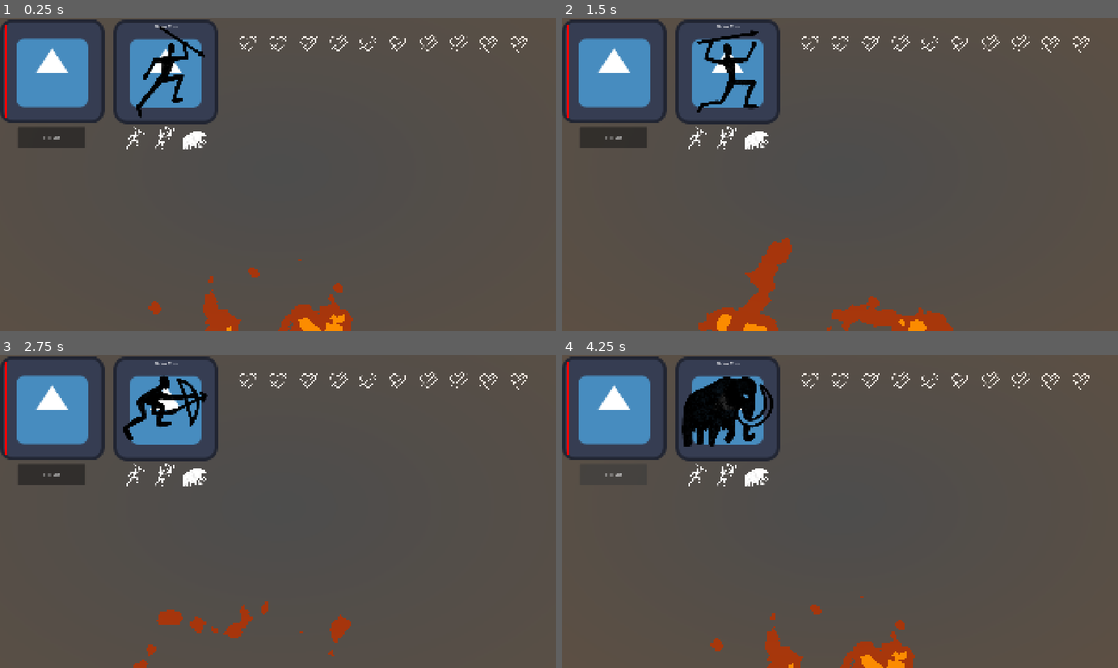
Above: before the commit, frames 1-4 (two rows, left to right).
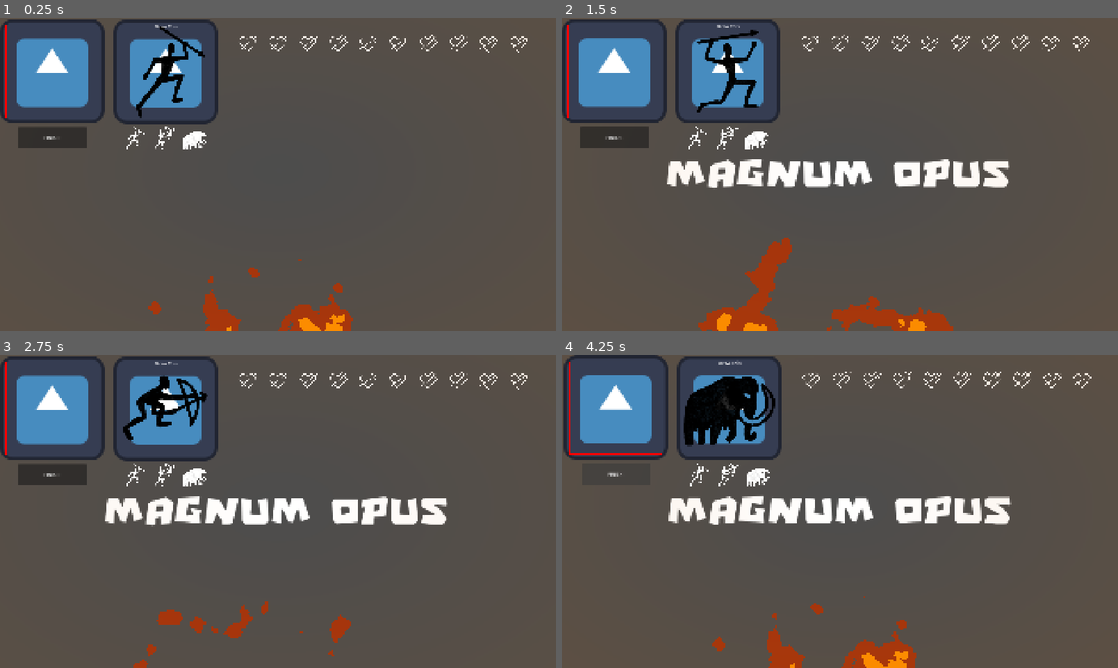
Above: after the commit, the same moments.

Repository: RNSF/ldjam-60
Game: Godot game, scene res://scenes/game.tscn
Same seed, same stepped clock (60 frames per second), same inputs: the game is played once before the commit and once after it. The engine's default icon, where the game draws it, is replaced by a stand-in: a white triangle on a blue panel in a dark square.
Inputs (mouse positions are in pixels of both pictures, inside the frame that each line leads up to):
- Up to frame 1 (0.25 s): no input
- Up to frame 2 (1.5 s): click "FINISH!" at 0.5 s; click (695, 136) at 1.25 s
- Up to frame 3 (2.75 s): click (166, 473) at 2 s
- Up to frame 4 (4.25 s): click (756, 477) at 2.75 s; click "FINISH!" at 3.5 s

The runs differ from the first frame. In frame 1, less than 0.1% of the frame differs, in the area x 7-16%, y 35-42%; in frame 2, 4.2%; in frame 3, 3.5%; in frame 4, 6.6%, in the area x 0-96%, y 0-100%.

Commit message:
MAGNUM OPUS

Diff:
--- a/scenes/draw_tex.gd
+++ b/scenes/draw_tex.gd
@@ -3,7 +3,7 @@
 class_name DrawTexture
 
 var image: Image
-var brush_radius := 8
+var brush_radius := 6
 var brush_color := Color.BLACK
 var _last_pos := Vector2i(-1, -1)
 
--- a/scenes/drawing_canvas.tscn
+++ b/scenes/drawing_canvas.tscn
@@ -2,7 +2,7 @@
 
 [ext_resource type="Script" uid="uid://culks587fpi1v" path="res://fps_label.gd" id="1_a8m8h"]
 [ext_resource type="Texture2D" uid="uid://dudrkt8gcv8o1" path="res://sprites/spear.png" id="2_0m2ft"]
-[ext_resource type="Script" uid="uid://ctenjkr5pc72u" path="res://scenes/finish_button.gd" id="2_k2tms"]
+[ext_resource type="PackedScene" uid="uid://bhmdn0kuffurn" path="res://scenes/finish_button.tscn" id="2_o4iku"]
 [ext_resource type="Script" uid="uid://ccpmgbipk2j5f" path="res://scenes/draw_tex.gd" id="3_k2tms"]
 [ext_resource type="Texture2D" uid="uid://cl0w2b1rbgid4" path="res://icon.svg" id="5_0m2ft"]
 [ext_resource type="Script" uid="uid://b5eqk2q80bqab" path="res://scenes/similarity_manager.gd" id="5_te3rd"]
@@ -46,14 +46,12 @@
 text = "Draw Here"
 horizontal_alignment = 1
 
-[node name="FinishButton" type="Button" parent="." unique_id=696738997 node_paths=PackedStringArray("draw_canvas", "reference_canvas", "similarity_manager")]
+[node name="FinishButton" parent="." unique_id=2147250083 node_paths=PackedStringArray("draw_canvas", "reference_canvas", "similarity_manager") instance=ExtResource("2_o4iku")]
 layout_mode = 0
-offset_left = 63.0
+offset_left = 66.0
 offset_top = 372.0
-offset_right = 297.0
+offset_right = 300.0
 offset_bottom = 445.0
-text = "FINISH!"
-script = ExtResource("2_k2tms")
 draw_canvas = NodePath("../AspectRatioContainer/TextureRect/DrawImageRect")
 reference_canvas = NodePath("../AspectRatioContainer2/TextureRect/ReferenceCanvas")
 similarity_manager = NodePath("../SimilarityManager")
--- a/scenes/enemy_spawn_area.gd
+++ b/scenes/enemy_spawn_area.gd
@@ -106,6 +106,7 @@
 		spawning_parent.add_child(unit)
 
 func _check_for_next_wave():
+	if !get_tree(): return
 	if wave_index >= enemy_bank[wave_number].size() and get_tree().get_nodes_in_group(&"enemy").size() == 0:
 		start_wave()
 
--- a/scenes/finish_button.gd
+++ b/scenes/finish_button.gd
@@ -7,7 +7,15 @@
 @export var enemy_spawn_area : EnemySpawnArea
 
 
+@onready var fail_sound := $Fail
+@onready var ok_sound := $Ok
+@onready var good_sound := $Good
+@onready var great_sound := $Great
+@onready var magnum_opus_sound := $MagnumOpus
+
 func get_quality(strength: float) -> Unit.Quality:
+
+	return Unit.Quality.Opus
 
 	if strength < 0.5:
 		return Unit.Quality.Fail
@@ -33,6 +41,19 @@
 
 			var quality := get_quality(strength)
 
+			match quality:
+				Unit.Quality.Fail:
+					fail_sound.play()
+				Unit.Quality.Ok:
+					ok_sound.play()
+				Unit.Quality.Good:
+					good_sound.play()
+				Unit.Quality.Great:
+					great_sound.play()
+				Unit.Quality.Opus:
+					magnum_opus_sound.play()
+					Global.show_hit_text("Magnum Opus")
+
 			if quality != Unit.Quality.Fail:
 
 				print(strength)
--- /dev/null
+++ b/scenes/finish_button.tscn
@@ -0,0 +1,57 @@
+[gd_scene format=3 uid="uid://bhmdn0kuffurn"]
+
+[ext_resource type="Script" uid="uid://ctenjkr5pc72u" path="res://scenes/finish_button.gd" id="1_7ybwd"]
+[ext_resource type="AudioStream" uid="uid://tkghhh3trnha" path="res://audio/sounds/ok_1.wav" id="2_a0pv7"]
+[ext_resource type="AudioStream" uid="uid://cc0yd0gr5j0o2" path="res://audio/sounds/ok_2.wav" id="3_qimk2"]
+[ext_resource type="AudioStream" uid="uid://036cfvxuxm4e" path="res://audio/sounds/ok_3.wav" id="4_txv8k"]
+[ext_resource type="AudioStream" uid="uid://cj30gshoim2e0" path="res://audio/sounds/good_1.wav" id="5_gcu2w"]
+[ext_resource type="AudioStream" uid="uid://cdibuh1afodgf" path="res://audio/sounds/good_2.wav" id="6_rsvm5"]
+[ext_resource type="AudioStream" uid="uid://w0nske1v2q6e" path="res://audio/sounds/good_3.wav" id="7_mscj0"]
+[ext_resource type="AudioStream" uid="uid://ccvho11anql27" path="res://audio/sounds/good_4.wav" id="8_m5kjo"]
+[ext_resource type="AudioStream" uid="uid://b386eqlyy0o5m" path="res://audio/sounds/great_1.wav" id="9_ltqbd"]
+[ext_resource type="AudioStream" uid="uid://dfb1py51ud5pv" path="res://audio/sounds/great_2.wav" id="10_hfbsd"]
+[ext_resource type="AudioStream" uid="uid://bn766ayhiq2pb" path="res://audio/sounds/great_3.wav" id="11_0mk68"]
+[ext_resource type="AudioStream" uid="uid://bvc3pltd6skr7" path="res://audio/sounds/great_4.wav" id="12_pgt21"]
+[ext_resource type="AudioStream" uid="uid://i3167pjferi8" path="res://audio/sounds/ui_drawing_magnum.wav" id="13_kjjl1"]
+
+[sub_resource type="AudioStreamRandomizer" id="AudioStreamRandomizer_6w0u0"]
+streams_count = 3
+stream_0/stream = ExtResource("2_a0pv7")
+stream_1/stream = ExtResource("3_qimk2")
+stream_2/stream = ExtResource("4_txv8k")
+
+[sub_resource type="AudioStreamRandomizer" id="AudioStreamRandomizer_pgglx"]
+streams_count = 4
+stream_0/stream = ExtResource("5_gcu2w")
+stream_1/stream = ExtResource("6_rsvm5")
+stream_2/stream = ExtResource("7_mscj0")
+stream_3/stream = ExtResource("8_m5kjo")
+
+[sub_resource type="AudioStreamRandomizer" id="AudioStreamRandomizer_wqe1g"]
+streams_count = 4
+stream_0/stream = ExtResource("9_ltqbd")
+stream_1/stream = ExtResource("10_hfbsd")
+stream_2/stream = ExtResource("11_0mk68")
+stream_3/stream = ExtResource("12_pgt21")
+
+[node name="FinishButton" type="Button" unique_id=2147250083]
+offset_left = -106.0
+offset_top = -35.0
+offset_right = 128.0
+offset_bottom = 38.0
+text = "FINISH!"
+script = ExtResource("1_7ybwd")
+
+[node name="Fail" type="AudioStreamPlayer" parent="." unique_id=922619147]
+
+[node name="Ok" type="AudioStreamPlayer" parent="." unique_id=969726967]
+stream = SubResource("AudioStreamRandomizer_6w0u0")
+
+[node name="Good" type="AudioStreamPlayer" parent="." unique_id=1502606996]
+stream = SubResource("AudioStreamRandomizer_pgglx")
+
+[node name="Great" type="AudioStreamPlayer" parent="." unique_id=933993345]
+stream = SubResource("AudioStreamRandomizer_wqe1g")
+
+[node name="MagnumOpus" type="AudioStreamPlayer" parent="." unique_id=351864588]
+stream = ExtResource("13_kjjl1")
--- a/scenes/game.tscn
+++ b/scenes/game.tscn
@@ -11,6 +11,10 @@
 [ext_resource type="Script" uid="uid://cls6hwrorcjb1" path="res://scenes/reaction_fire.gd" id="7_kvpfn"]
 [ext_resource type="PackedScene" uid="uid://cg3avpxbx6uhy" path="res://scenes/drawing_canvas.tscn" id="8_0tnpc"]
 [ext_resource type="PackedScene" uid="uid://db2vsc3edixks" path="res://scenes/hit_text.tscn" id="9_0tnpc"]
+[ext_resource type="Script" uid="uid://u1hfp26hmcm8" path="res://scenes/game_music.gd" id="12_dinhu"]
+[ext_resource type="AudioStream" uid="uid://bpulnjg7uduqd" path="res://audio/music/stage_1.mp3" id="13_ir15t"]
+[ext_resource type="AudioStream" uid="uid://cylj0m1oqm3ea" path="res://audio/music/stage_2.mp3" id="14_ca42v"]
+[ext_resource type="AudioStream" uid="uid://bqvyu02nelx0u" path="res://audio/music/stage_3.mp3" id="15_rysoc"]
 
 [sub_resource type="Gradient" id="Gradient_iywne"]
 
@@ -93,10 +97,17 @@
 grow_horizontal = 2
 grow_vertical = 2
 
-[node name="FinishButton" parent="Vignette/DrawingCanvas" index="3" unique_id=696738997 node_paths=PackedStringArray("player_spawn_area", "enemy_spawn_area")]
+[node name="FinishButton" parent="Vignette/DrawingCanvas" index="3" unique_id=2147250083 node_paths=PackedStringArray("player_spawn_area", "enemy_spawn_area")]
 player_spawn_area = NodePath("../../../PlayerSpawnArea")
 enemy_spawn_area = NodePath("../../../EnemySpawnArea")
 
 [node name="CanvasLayer" type="CanvasLayer" parent="." unique_id=1916661224]
 
+[node name="GameMusic" type="AudioStreamPlayer" parent="." unique_id=1198606259]
+script = ExtResource("12_dinhu")
+music_0 = ExtResource("13_ir15t")
+music_1 = ExtResource("13_ir15t")
+music_2 = ExtResource("14_ca42v")
+music_3 = ExtResource("15_rysoc")
+
 [editable path="Vignette/DrawingCanvas"]
--- /dev/null
+++ b/scenes/game_music.gd
@@ -0,0 +1,26 @@
+extends AudioStreamPlayer
+
+
+@export var music_0 : AudioStream
+@export var music_1 : AudioStream
+@export var music_2 : AudioStream
+@export var music_3 : AudioStream
+
+
+func _ready() -> void:
+	stream = music_0
+	play()
+	Global.wave_started.connect(_on_wave_started)
+	_on_wave_started(0)
+
+
+func _on_wave_started(number: int) -> void:
+
+	if number == 0:
+		stream = music_1
+	if number == 1:
+		stream = music_2
+	if number == 2:
+		stream = music_3
+
+	play()
--- a/scenes/hit_text.gd
+++ b/scenes/hit_text.gd
@@ -1,4 +1,3 @@
-@tool
 class_name HitText
 extends Node2D
 
@@ -11,14 +10,15 @@
 		height = new_value
 		if !is_node_ready(): return
 		text_label.position.y = text_shadow_label.position.y - height
-		text_shadow_label.scale = Vector2.ONE * exp(-height * 0.0001)
+
 
 @export var text : String = "Wave 1" :
 	set(new_value):
 		text = new_value
 		if !is_node_ready(): return
-		text_label.text = new_value
-		text_shadow_label.text = new_value
+		text_label.text = text
+		text_shadow_label.text = text
+		text_shadow_label.position = -text_shadow_label.size / 2
 
 
 var velocity : Vector2
@@ -26,11 +26,12 @@
 
 
 func show_text(text_to_show: String):
+	if is_falling: return
 	height = 300
-	text = text_to_show
 	is_falling = true
 	visible = true
-
+	text = text_to_show
+	timer.stop()
 
 func _ready() -> void:
 	height = 0
@@ -55,7 +56,6 @@
 		print("BOOM")
 		is_falling = false
 		timer.start(3.0)
-		text_shadow_label.visible = false
 
 	height = new_height
 
--- a/scenes/hit_text.tscn
+++ b/scenes/hit_text.tscn
@@ -24,7 +24,6 @@
 offset_bottom = 91.0
 grow_horizontal = 2
 grow_vertical = 2
-scale = Vector2(0.9704455, 0.9704455)
 size_flags_horizontal = 0
 size_flags_vertical = 0
 text = "Wave 1"
--- a/scenes/unit.gd
+++ b/scenes/unit.gd
@@ -48,7 +48,7 @@
 @onready var sprite_variation = $Sprites/SpriteVariation
 @onready var sprite = $Sprites/SpriteVariation/Sprite
 @onready var animation_player = $AnimationPlayer
-@onready var attack_origin := $AttackOrigin
+@onready var attack_origin := $Sprites/AttackOrigin
 
 enum Type {
 	Spear,
Not shown, added: audio/music/menu_loop.mp3.import
Not shown, added: audio/music/stage_1.mp3.import
Not shown, added: audio/music/stage_2.mp3.import
Not shown, added: audio/music/stage_3.mp3.import
Not shown, added: audio/sounds/good_1.wav.import
Not shown, added: audio/sounds/good_2.wav.import
Not shown, added: audio/sounds/good_3.wav.import
Not shown, added: audio/sounds/good_4.wav.import
Not shown, added: audio/sounds/great_1.wav.import
Not shown, added: audio/sounds/great_2.wav.import
Not shown, added: audio/sounds/great_3.wav.import
Not shown, added: audio/sounds/great_4.wav.import
(and 6 more such lines)
